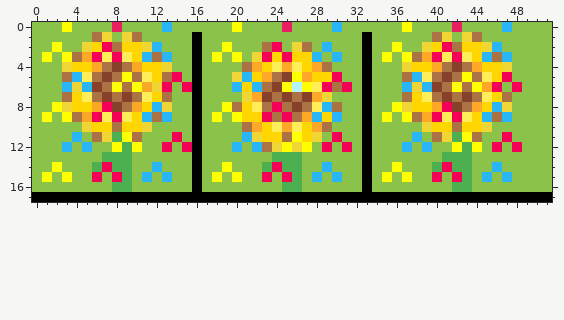
Pixel-art sprite, stored at Resources/RareSunflowerwithFlowers.png. The picture above was drawn from the file before the commit.
The file is 52x18 pixels.
After:
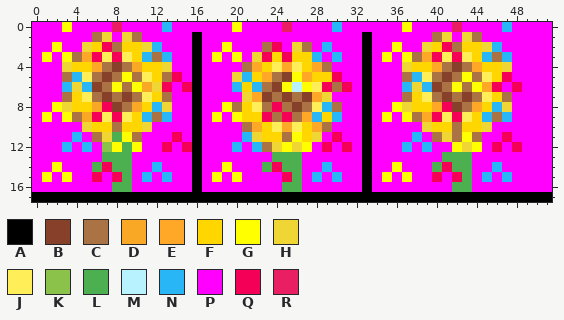
Palette (. is transparent): A #000000  B #87412b  C #ab7343  D #f9a825  E #ffa726  F #ffd600  G #ffff00  H #f0d634  J #ffee58  K #8bc34a  L #4caf50  M #b9f2ff  N #29b6f6  P #ff00ff  Q #f50057  R #e91e63
From the commit log: transparat background for raresunflower
From old to new:
Changed rows in their new state; - is an unchanged pixel.
first column x 0:
 0 PPP-PPPP-PPPP-PPPPPP-PPPP-PPPP-PPPPPP-PPPP-PPPP-PPPP
 1 PPPPPP--P--PPPPP-PPPPPPPPPPPPPPPP-PPPPPP--P--PPPPPPP
 2 PP-PP--------PPP-PP-PPP--P--P-PPP-PP-PP--------PPPPP
 3 P-P-----------PP-P-P-P-------P-PP-P-P-----------PPPP
 4 PPP-----------PP-PPPP---------PPP-PPP-----------PPPP
 5 PPP------------P-PPP-----------PP-PPP-----------PPPP
 6 PPP-----------P--PPP------------P-PPP----------P-PPP
 7 PPP-----------PP-PPPP---------PPP-PPP-----------PPPP
 8 PP------------PP-PP------------PP-PP------------PPPP
 9 P-P-----------PP-P-P-----------PP-P-P-----------PPPP
10 PPPPP-------PPPP-PPPP---------PPP-PPPPP-------PPPPPP
11 PPPP-P-----PPP-P-PPPP--------P-PP-PPPP-P--C--PP-PPPP
12 PPP-P-P----PP-P--PPP-P------P-P-P-PPP-P-PP-H-P-P-PPP
13 PPPPPPP---PPPPPP-PPPPPPP---PPPPPP-PPPPPPP---PPPPPPPP
14 PP-PPP----PP-PPP-PP-PPP----PP-PPP-PP-PPP----PP-PPPPP
15 P-P-PP-P--P-P-PP-P-P-PPPP--P-P-PP-P-P-PP-P--P-P-PPPP
16 PPPPPPPP--PPPPPP-PPPPPPPP--PPPPPP-PPPPPPPP--PPPPPPPP
Boxes around the changes in both pictures, in picture pixels (x1, y1, x2, y2):
changed: (32, 22, 552, 192)
